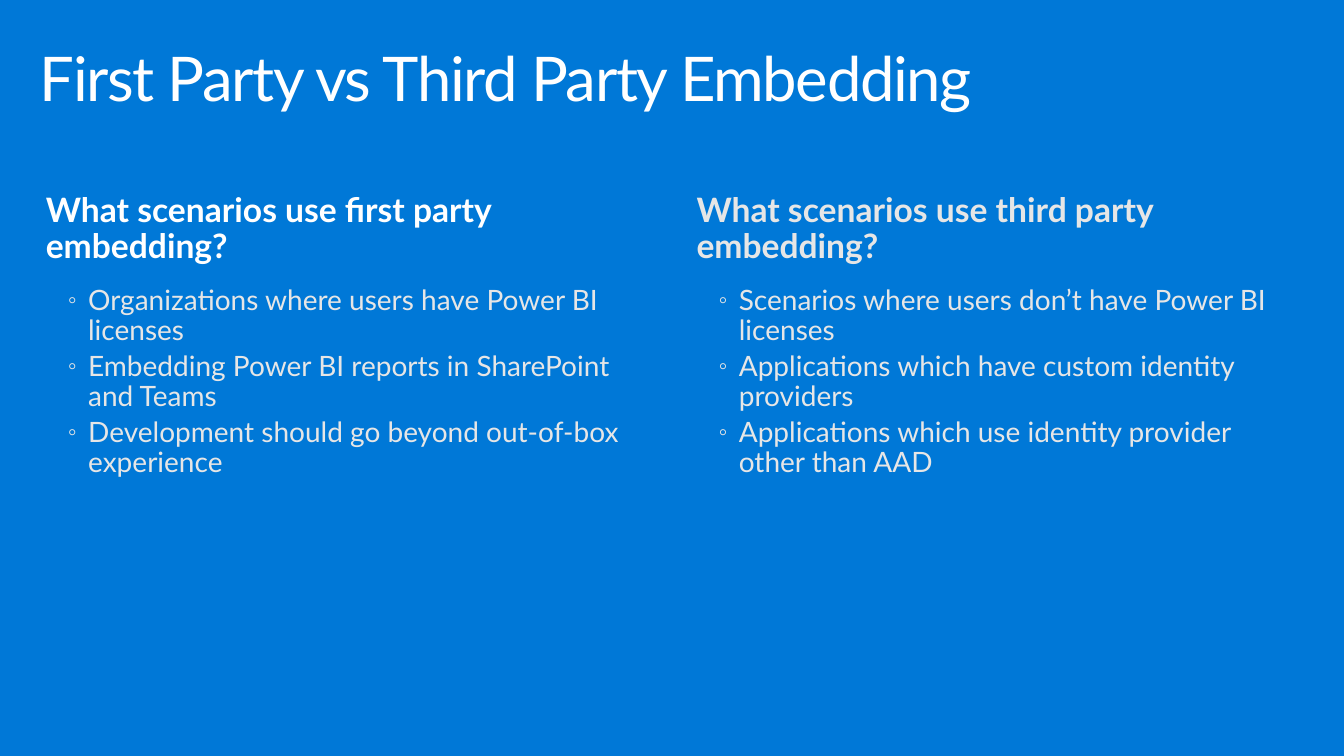
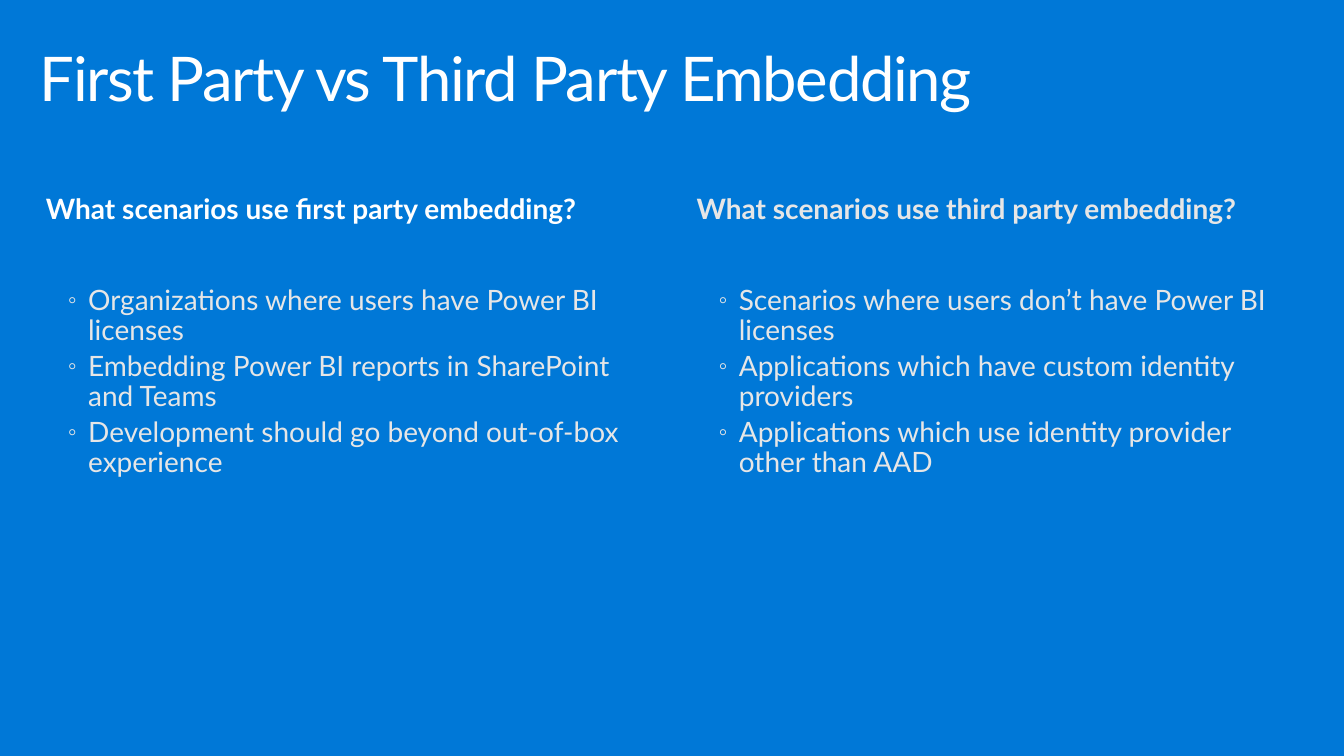
Before and after one commit to hnc198/AzurePowerBI, a slide deck: slide 9 of 4. Hands-on Modules/Embedding/1. What is Power BI Embedded.pptx. Drawn at 1344x756 pixels with LibreOffice and Linux fonts; fonts in the diff are those of the drawing. Boxes give left, top, right and bottom in pixels: in the first picture for what was removed or moved away, otherwise in the second. Text is boxed around its words. In the diff, an @@ line names an element or a change of style, - is before the commit and + after.

```diff
--- a/4. Hands-on Modules/Embedding/1. What is Power BI Embedded.pptx
+++ b/4. Hands-on Modules/Embedding/1. What is Power BI Embedded.pptx
@@ text "What scenarios use first party ..." at (x1=46, y1=198, x2=576, y2=224): size 24 to 20 pt; vertical alignment bottom to top @@
@@ text "What scenarios use third party ..." at (x1=697, y1=198, x2=1236, y2=224): size 24 to 20 pt; vertical alignment bottom to top @@
```
Also in this commit, not shown: 3 other slides changed, 4 other files.
